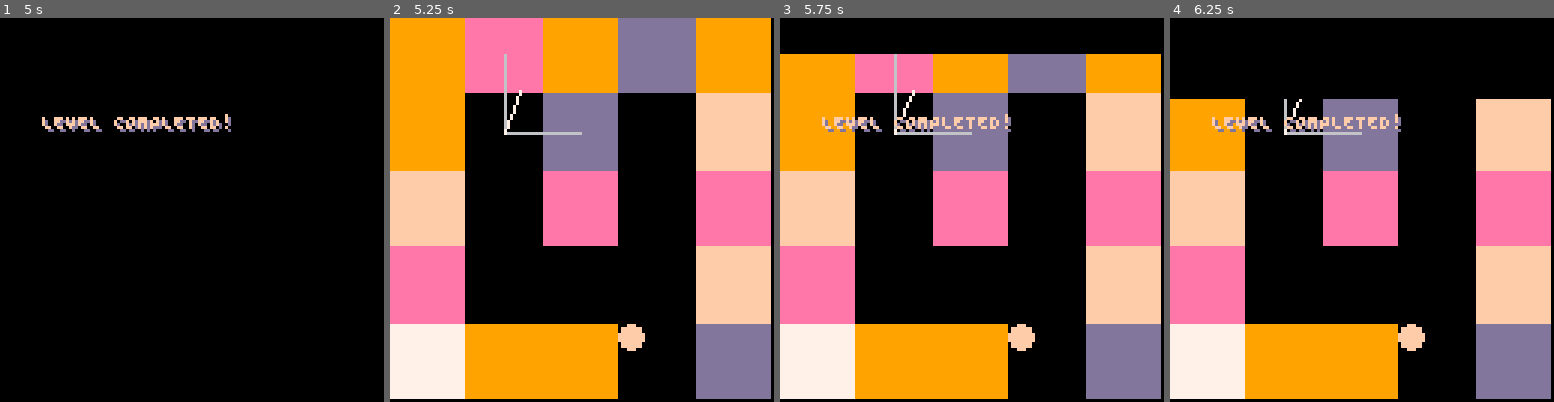
Above: before the commit, frames 1-4 (left to right).
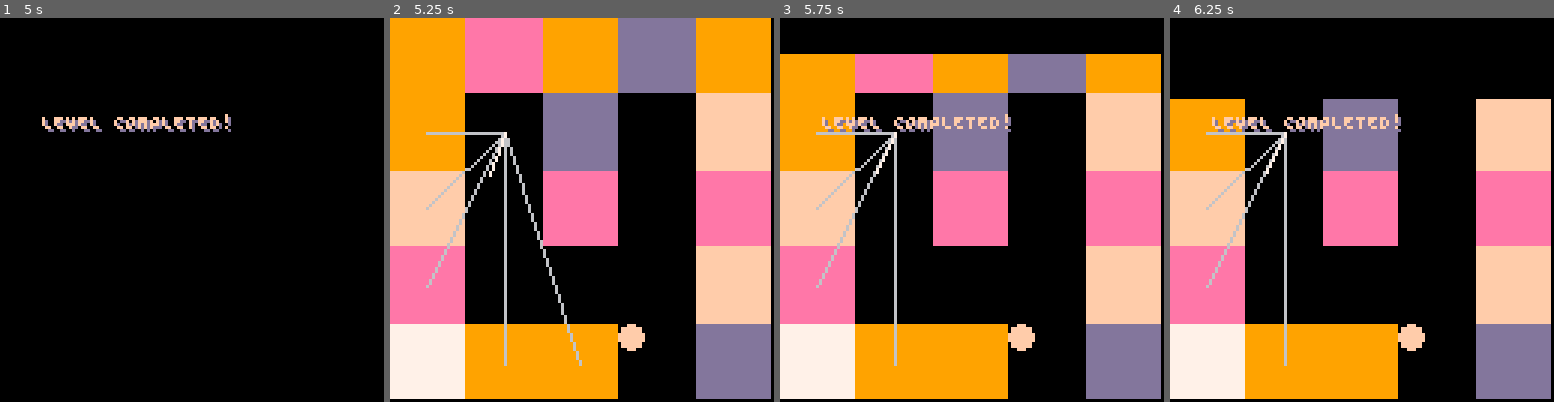
Above: after the commit, the same moments.

Repository: hypp/ld48
Game: PICO-8 cartridge carts/ld48.p8
Two runs of this game, one before a commit and one after it. Both use one fixed random seed, a clock stepped at 60 frames per second and the inputs below.
Inputs:
- Up to frame 1 (5 s): tap X (X key) at 0.33, 1.07, 1.85, 2.97, 4.08 s; tap O (Z key) at 0.7, 1.7, 2.1, 2.5, 2.9, 3.3, 3.7, 4.1, 4.5, 4.9 s; hold Right 1.6-2.1 s; hold Up 2.15-2.42 s; hold Right 2.47-3.03 s; hold Left 3.08-3.58 s; hold Down 3.63-3.97 s; hold Right 4.02-4.68 s; hold Up from 4.73 s (still down)
- Up to frame 2 (5.25 s): release Up at 5.03 s; hold Left from 5.08 s (still down); tap X (X key) at 5.2 s
- Up to frame 3 (5.75 s): tap O (Z key) at 5.3, 5.7 s; release Left at 5.68 s; hold Down from 5.73 s (still down)
- Up to frame 4 (6.25 s): release Down at 6.03 s; hold Right from 6.08 s (still down); tap O (Z key) at 6.1 s

Frame 1 is identical in both runs. In frame 2, 2.0% of the frame differs, in the area x 9-50%, y 9-91%; in frame 3, 1.5%; in frame 4, 1.4%.

Commit message:
only new level if moving forward

Diff:
--- a/carts/ld48.p8
+++ b/carts/ld48.p8
@@ -214,14 +214,14 @@
                 if y != level.height then
                     if level.map[y+1][x] == 0 then
                         found = true
-                        player.angle = 1/4
+                        player.angle = 3/4
                     end
                 end
 
                 if y != 1 then
                     if level.map[y-1][x] == 0 then
                         found = true
-                        player.angle = 3/4
+                        player.angle = 1/4
                     end
                 end
 
@@ -250,12 +250,6 @@
             break
         end
     end -- for y
-
-    printh("y="..player.y.."x="..player.x)
-
-
-    while not found do
-    end
 
 end
 
@@ -330,7 +324,7 @@
     player.y = new_y
   else
   -- blocked by wall
-    if current_level_map[map_y][map_x] == 66 then
+    if current_level_map[map_y][map_x] == 66 and btn(2) then
         -- found the syringe!! new level
         current_state = state_end_level
     end
